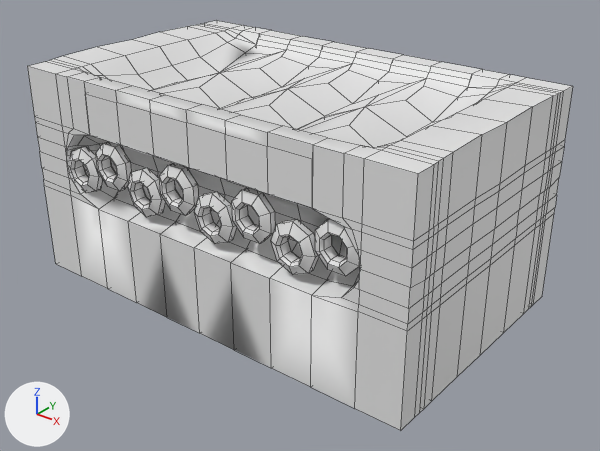
The FBX model ModelsForUE/GroupD/FM-001-ConveyerBelt.fbx: old version first, new version second.
The view is the same before and after, from a 50 mm lens placed at (3.2, -2.66, 1.96), pointed at (1.1, -0.03, 0.33). The axes (+X, +Y, +Z) are drawn at lower left. The lights are the same throughout. Mesh edges are drawn as thin lines.

Names of what the first picture shows: 'FM-001-ConveyerBelt'.
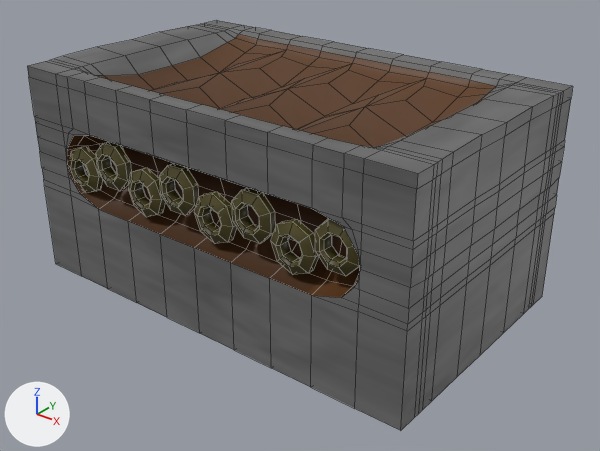
Location of each change, (x1, y1, x2, y2) in pixels of the pictures (600 x 451 px):
part 1 of me_cube_003, cut back: (27, 31, 573, 417) in both
part 2 of me_cube_003, recoloured (white to grey): (29, 20, 572, 430) in both

Patch to the scene script:
```diff
--- a/ModelsForUE/GroupD/FM-001-ConveyerBelt.fbx.py
+++ b/ModelsForUE/GroupD/FM-001-ConveyerBelt.fbx.py
@@ img_metalmachinarytrimdiffuse_png @@
+img_metalmachinarytrimdiffuse_png = load_image('MetalMachinaryTrimDiffuse.png', '../../Materials/Factory/Machinary/MetalMachinaryTrimDiffuse.png', 2048, 2048, 'sRGB')
@@ mat_diffusemat @@
+mat_diffusemat = principled_material('DiffuseMat')
+mat_diffusemat.texture = img_metalmachinarytrimdiffuse_png
@@ me_cube_003 @@
 # used by ob_fm_001_conveyerbelt; location = (0.0, 0.0, 0.0)
-me_cube_003.from_pydata(...)  # 1590 vertices, 1684 faces; spans x 0.01..2.01, y -0.6..0.6, z 0.0..1.0
+me_cube_003.from_pydata(...)  # 1515 vertices, 1518 faces; spans x 0.01..2.01, y -0.6..0.6, z 0.0..1.0
+# me_cube_003 part 1
+# 112 vertices are removed from x 0.4..1.73, y -0.51..0.51, z 0.0..0.98
+# 256 faces are deleted
+# 23 vertices in x 1.65..2.01, y -0.47..-0.44, z 0.0..0.99 move by (0.0, -0.01, 0.0)
+# 3 vertices are added at (1.6, -0.51, 0.0), (1.73, -0.45, 0.96), (1.73, -0.48, 0.98)
+# 34 new vertices lie (0.0, 0.0, -0.05) away from vertices in x 0.01..2.01, y -0.6..0.6, z 0.99..1.0
+# 90 new faces join them
+# me_cube_003 part 2: 1428 faces spanning x 0.01..2.01, y -0.6..0.6, z 0.0..1.0 switch from no material to mat_diffusemat (picture img_metalmachinarytrimdiffuse_png)
```
